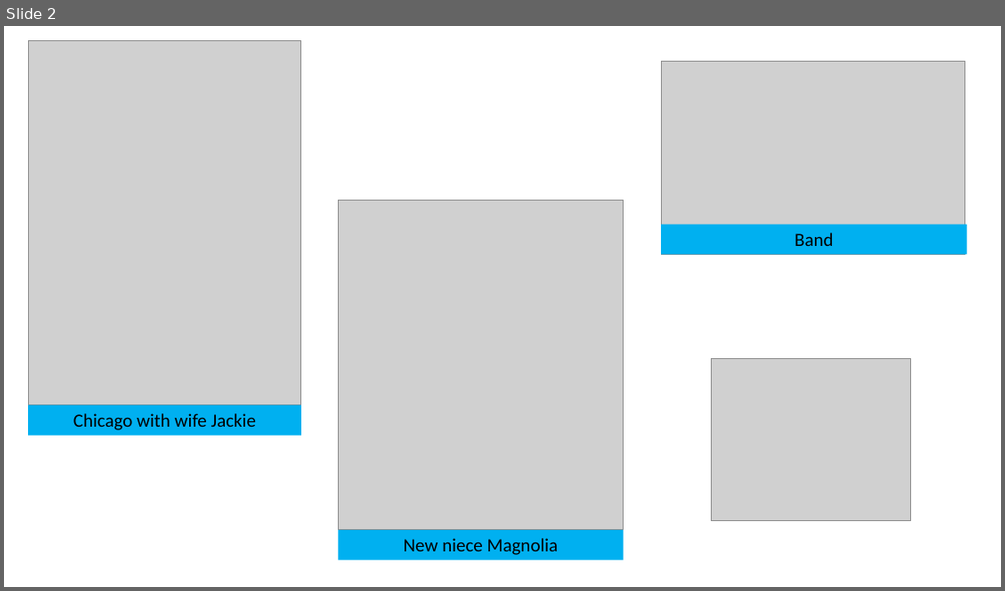
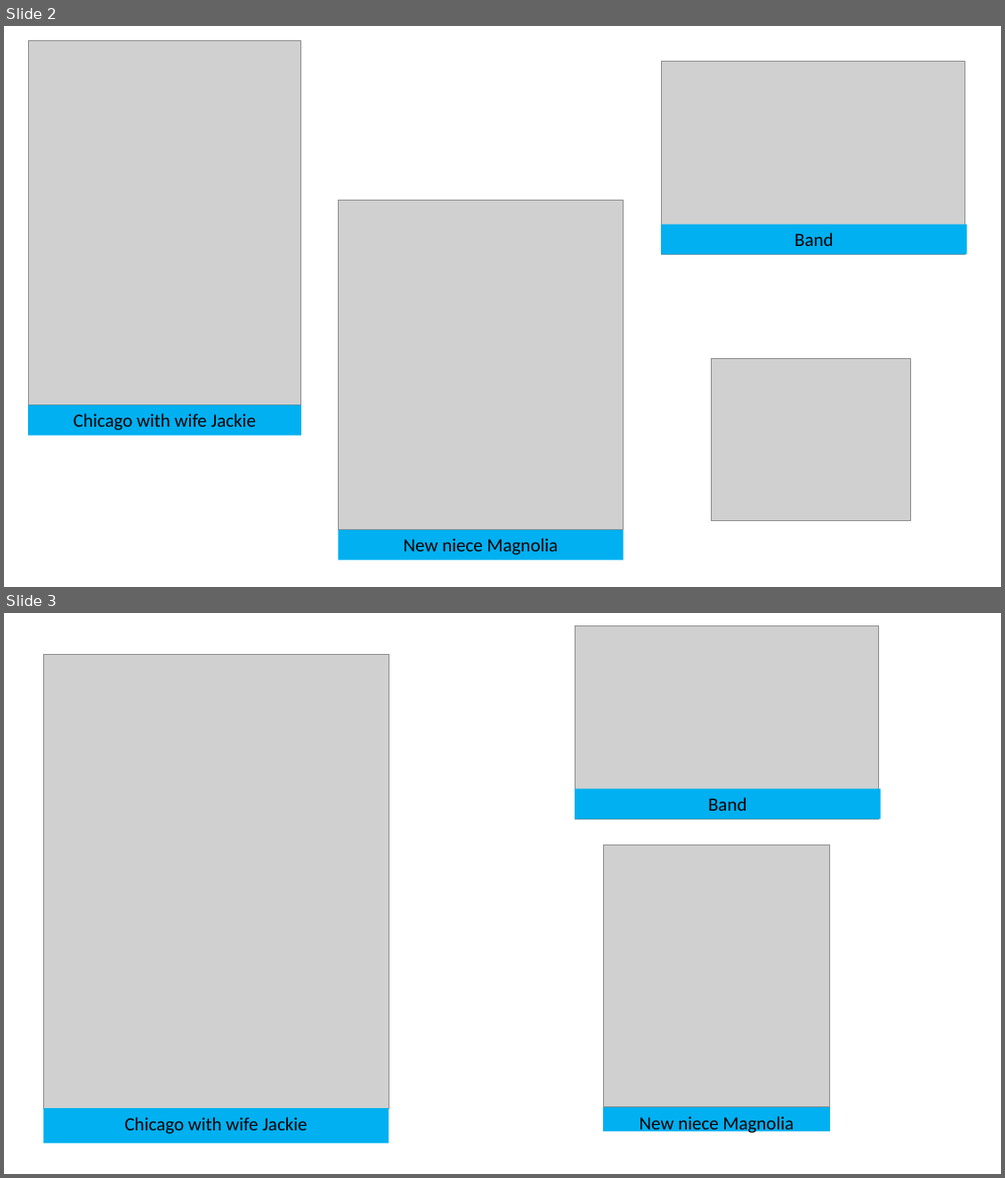
Before and after one commit to reparke/gh-syllabus, a slide deck: _lectures/week01/lecture_course_intro_photos_only.pptx. Shown one above the other, each under a label of ours: slide 2 before the commit, slides 2 and 3 after it. The pictures are 1005x591 and 1005x1178 pixels, drawn with LibreOffice and Linux fonts; fonts in the diff are those of the drawing; grey boxes stand for pictures. Boxes give left, top, right and bottom in pixels: in the first picture for what was removed or moved away, otherwise in the second. Text is boxed around its words. In the diff, an @@ line names an element or a change of style, - is before the commit and + after.

```diff
--- a/_lectures/week01/lecture_course_intro_photos_only.pptx
+++ b/_lectures/week01/lecture_course_intro_photos_only.pptx
@@ slide 3 added at (4, 613, 1001, 1174), background #FFFFFF @@
@@ picture added at (574, 625, 878, 819) @@
@@ picture added at (44, 655, 389, 1108) @@
@@ rectangle added at (574, 788, 881, 819), fill #00B0F0, 18 pt, text #000000 @@
+Band
@@ picture added at (604, 844, 830, 1107) @@
@@ rectangle added at (44, 1108, 389, 1143), fill #00B0F0, 18 pt, text #000000 @@
+Chicago with wife Jackie
@@ rectangle added at (604, 1107, 830, 1131), fill #00B0F0, 18 pt, text #000000 @@
+New niece Magnolia
```
Also in this commit, not shown: 2 other files.
